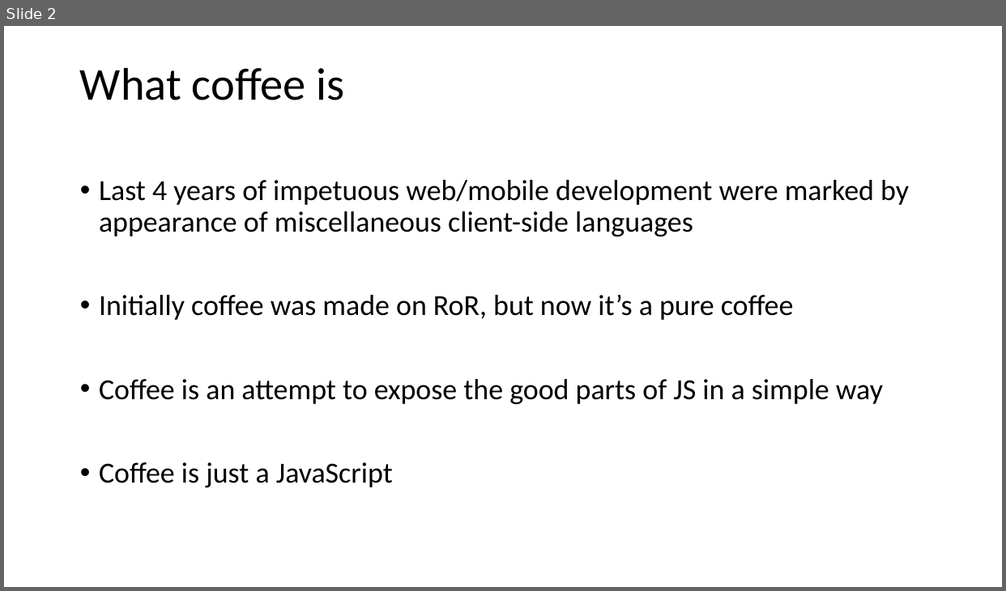
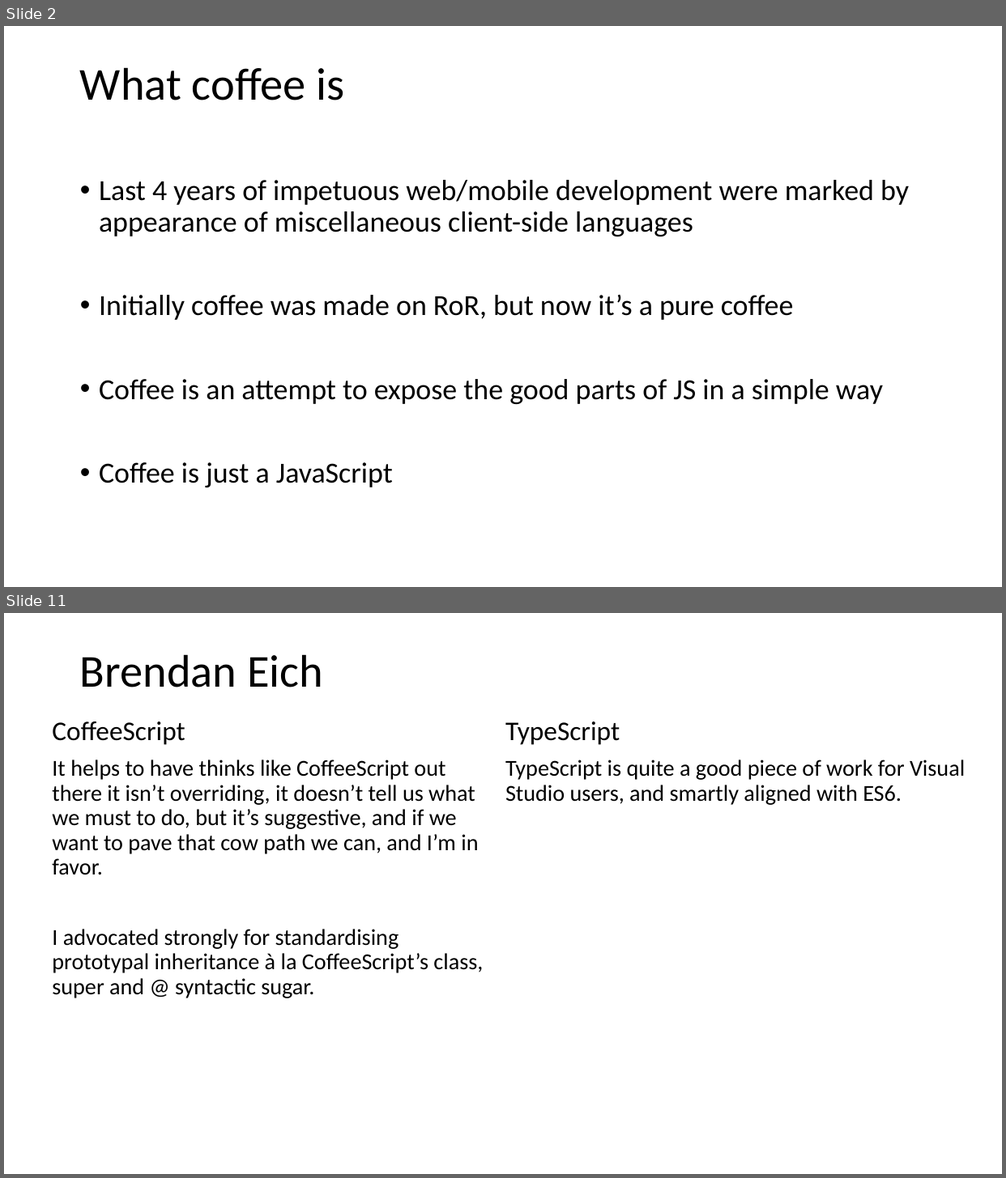
Before and after one commit to vba/presentations, a slide deck: coffeescript/coffeescript.pptx. Shown one above the other, each under a label of ours: slide 2 before the commit, slides 2 and 11 after it; the slides between them are not shown. The pictures are 1006x591 and 1006x1178 pixels, drawn with LibreOffice and Linux fonts; fonts in the diff are those of the drawing. Boxes give left, top, right and bottom in pixels: in the first picture for what was removed or moved away, otherwise in the second. Text is boxed around its words. In the diff, an @@ line names an element or a change of style, - is before the commit and + after.

Commit message:
[coffee] Finalizing a presentation file

```diff
--- a/coffeescript/coffeescript.pptx
+++ b/coffeescript/coffeescript.pptx
@@ slide 11 added at bbox=[4, 613, 1002, 1174], background #FFFFFF @@
@@ title added at bbox=[80, 654, 323, 688], 44 pt, text #000000 @@
+Brendan Eich
@@ text added at bbox=[52, 722, 483, 999], 22 pt, text #000000 @@
+CoffeeScript
+It helps to have thinks like CoffeeScript out there it isn’t overriding, it doesn’t tell us what we must to do, but it’s suggestive, and if we want to pave that cow path we can, and I’m in favor.
+I advocated strongly for standardising prototypal inheritance à la CoffeeScript’s class, super and @ syntactic sugar.
@@ text added at bbox=[505, 722, 965, 805], 22 pt, text #000000 @@
+TypeScript
+TypeScript is quite a good piece of work for Visual Studio users, and smartly aligned with ES6.
```
Also in this commit, not shown: 1 slide changed, 8 other slides added, 1 slide removed.
